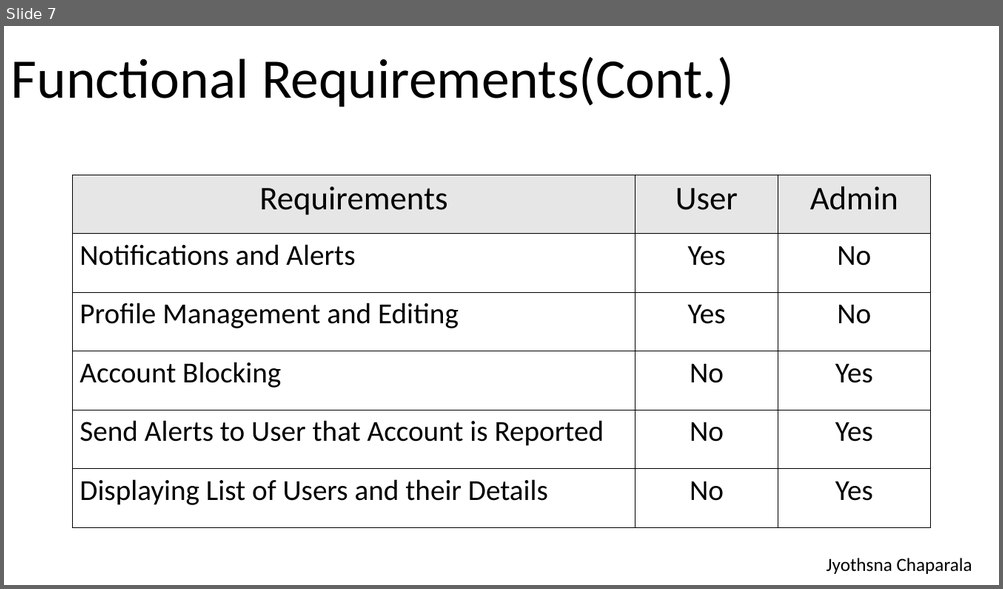
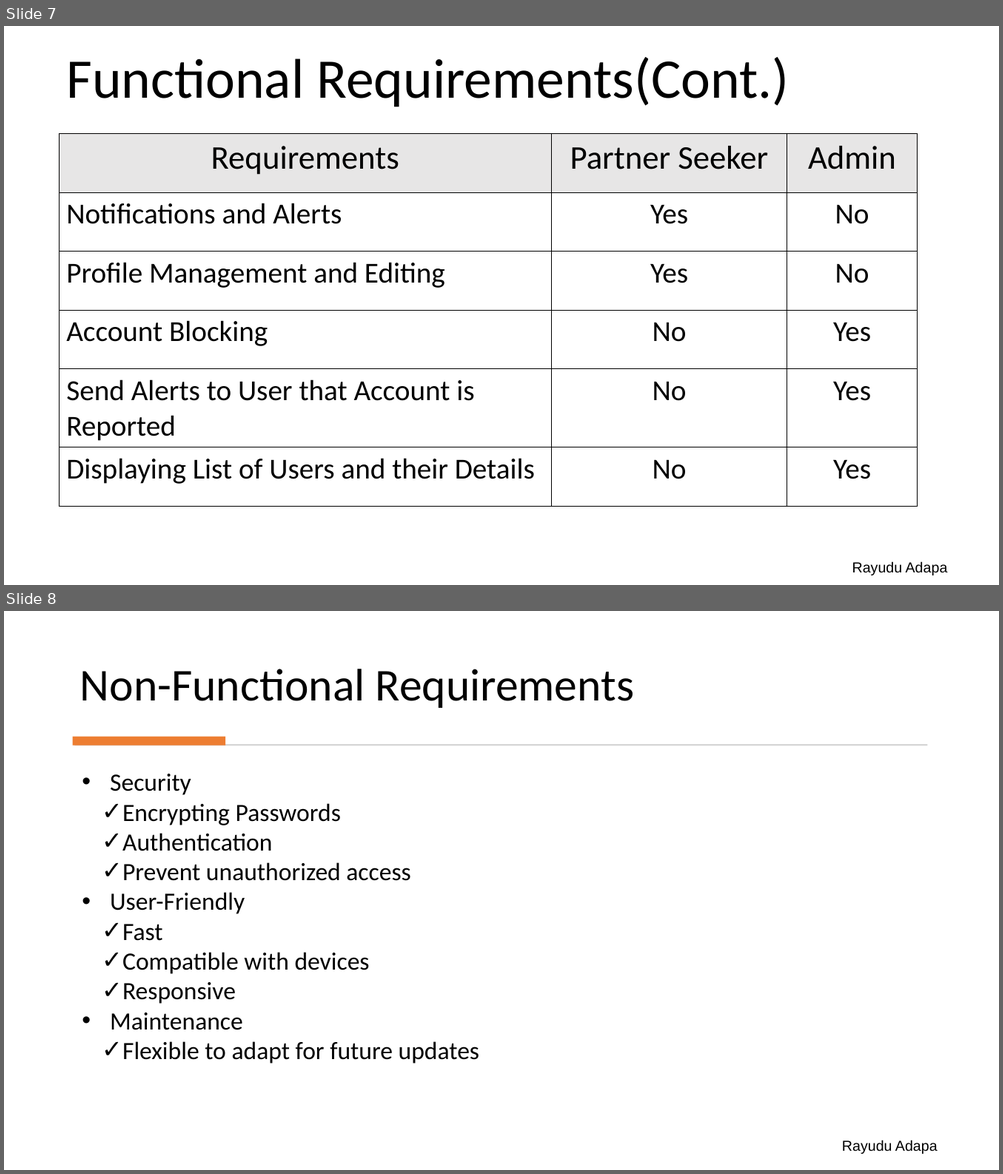
Before and after one commit to JyothsnaCh0831/SoulSwipe, a slide deck: SoulSwipe.pptx. Shown one above the other, each under a label of ours: slide 7 before the commit, slides 7 and 8 after it. The pictures are 1003x589 and 1003x1174 pixels, drawn with LibreOffice and Linux fonts; fonts in the diff are those of the drawing. Boxes give left, top, right and bottom in pixels: in the first picture for what was removed or moved away, otherwise in the second. Text is boxed around its words. In the diff, an @@ line names an element or a change of style, - is before the commit and + after.

```diff
--- a/SoulSwipe.pptx
+++ b/SoulSwipe.pptx
@@ slide 8 added at bbox=[4, 611, 999, 1170], background #FFFFFF @@
@@ title added at bbox=[80, 669, 634, 708], 44 pt, text #000000 @@
+Non-Functional Requirements
@@ rectangle added at bbox=[73, 736, 225, 745], fill #ED7D31 @@
@@ rectangle added at bbox=[75, 744, 928, 746], fill #D5D5D5 @@
@@ text added at bbox=[110, 774, 479, 1064], 24 pt, text #000000 @@
+• Security
+  ✓ Encrypting Passwords
+  ✓ Authentication
+  ✓ Prevent unauthorized access
+• User-Friendly
+  ✓ Fast
+  ✓ Compatible with devices
+  ✓ Responsive
+• Maintenance
+  ✓ Flexible to adapt for future updates
@@ text added at bbox=[842, 1140, 937, 1154], 14 pt, text #000000 @@
+Rayudu Adapa
@@ slide 7 changed as well @@
@@ title "Functional Requirements(Cont.)": place and size @@
-title "Functional Requirements(Cont.)" at bbox=[11, 57, 734, 107]
+title "Functional Requirements(Cont.)" at bbox=[66, 57, 789, 107]
@@ table at bbox=[60, 134, 917, 506] @@
-row 1, column 2: User
+row 1, column 2: Partner Seeker
@@ table: place and size @@
-table at bbox=[73, 175, 930, 528]
+table at bbox=[60, 134, 917, 506]
@@ text removed at bbox=[826, 558, 972, 574] @@
-Jyothsna Chaparala
@@ text added at bbox=[852, 562, 948, 576], 14 pt, text #000000 @@
+Rayudu Adapa
```
Also in this commit, not shown: 9 other slides changed, 7 other slides added, 5 slides removed.
